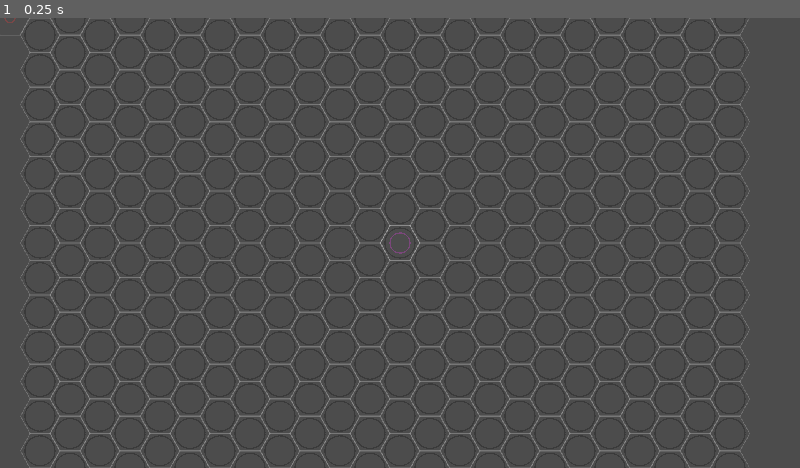
Above: before the commit, frame 1.
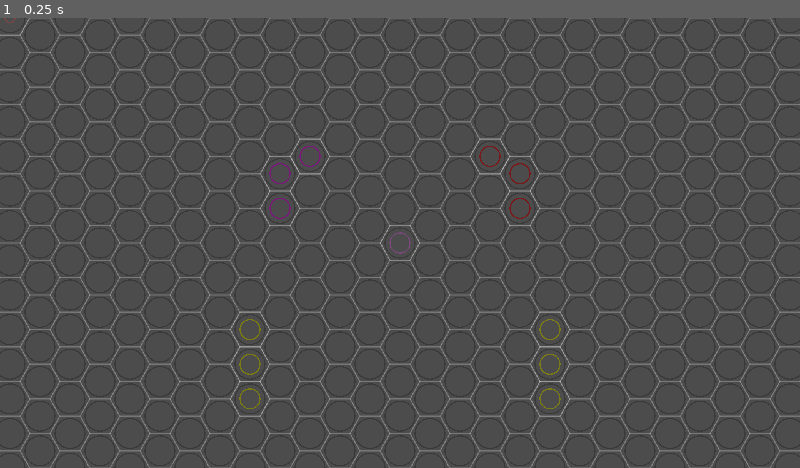
Above: after the commit, the same moment.

Repository: game-jam-it/game-off-jam
Game: Godot game, scene res://prototype/hexmap/HexMap.tscn
The game is run twice, just before and just after one commit, with the same random seed, the same clock (stepped at 60 frames per second) and the same inputs.
Inputs:
- Up to frame 1 (0.25 s): no input

The runs differ from the first frame. In frame 1, 0.8% of the frame differs, in the area x 0-100%, y 0-100%.

Commit message:
setup test map

Diff:
--- a/project.godot
+++ b/project.godot
@@ -38,9 +38,14 @@
 
 [input]
 
-camera_drag={
+mouse_right={
 "deadzone": 0.5,
 "events": [ Object(InputEventMouseButton,"resource_local_to_scene":false,"resource_name":"","device":0,"alt":false,"shi …(212 unchanged characters)…
+ ]
+}
+mouse_left={
+"deadzone": 0.5,
+"events": [ Object(InputEventMouseButton,"resource_local_to_scene":false,"resource_name":"","device":0,"alt":false,"shift":false,"control":false,"meta":false,"command":false,"button_mask":0,"position":Vector2( 0, 0 ),"global_position":Vector2( 0, 0 ),"factor":1.0,"button_index":1,"pressed":false,"doubleclick":false,"script":null)
  ]
 }
 
--- a/prototype/CameraDrag.gd
+++ b/prototype/CameraDrag.gd
@@ -6,7 +6,7 @@
 var dragging = false
 
 func _input(event):
-    if event.is_action("camera_drag"):
+    if event.is_action("mouse_right"):
         if event.is_pressed():
             mouse_start_pos = event.position
             screen_start_position = position
--- a/prototype/hexmap/HexCell.gd
+++ b/prototype/hexmap/HexCell.gd
@@ -14,13 +14,21 @@
 var q: int
 var r: int
 
-func _init(_q: int, _r: int):
-	assert((_q + _r + (-_q-_r)) < 0.001)
-	self.q = _q
-	self.r = _r
+func _init(value=null):
+	if typeof(value) == TYPE_VECTOR2:
+		value = _round_coords(Vector3(value.x, value.y, (-value.x-value.y)))
+	elif typeof(value) == TYPE_VECTOR3:
+		value = _round_coords(value)
+	elif typeof(value) == TYPE_OBJECT and value.has_method("get_cube_coords"):
+		value = value.get_cube_coords()
+
+	assert((value.x + value.y + value.z) < 0.001)
+	self.q = value.x
+	self.r = value.y
 
 func _new_cell(vec: Vector3):
 	assert((vec.x + vec.y + vec.z) < 0.001)
+	vec = self._round_coords(vec)
 	return get_script().new(vec.x, vec.y)
 
 """
@@ -30,16 +38,23 @@
 func get_cube_coords():
 	return Vector3(q, r, (-q-r))
 
+func get_axial_coords():
+	return Vector2(q, r)
+
 func _round_coords(vec):
-	var o = Vector3(round(vec.x), round(vec.y), round(vec.z))
-	var d = (o - vec).abs()
+	if typeof(vec) == TYPE_VECTOR2:
+		vec = Vector3(vec.x, vec.y, -vec.x-vec.y)
+	var rv = Vector3(round(vec.x), round(vec.y), round(vec.z))
+
+	var d = (rv - vec).abs()
 	if d.x > d.y and d.x > d.z:
-		o.x = -o.y - o.z
+		rv.x = -rv.y - rv.z
 	elif d.y > d.z:
-		o.y = -o.x - o.z
+		rv.y = -rv.x - rv.z
 	else:
-		o.z = -o.x - o.y
-	return o
+		rv.z = -rv.x - rv.y
+
+	return rv
 
 """
 	Pathfinding Utilities
@@ -76,7 +91,7 @@
 	var coords = self.get_cube_coords()
 	for dir in DIR_ALL:
 		var node = coords + dir
-		nodes.append(get_script().new(node.x, node.y, node.z))
+		nodes.append(_new_cell(node))
 	return nodes
 
 func get_all_within(distance):
--- a/prototype/hexmap/HexGrid.gd
+++ b/prototype/hexmap/HexGrid.gd
@@ -1,6 +1,14 @@
 extends Reference
 
 const SQ3 = sqrt(3)
+
+# Directions to neighbouring cells
+const Direction_N = Vector3(0, 1, -1)
+const Direction_NE = Vector3(1, 0, -1)
+const Direction_SE = Vector3(1, -1, 0)
+const Direction_S = Vector3(0, -1, 1)
+const Direction_SW = Vector3(-1, 0, 1)
+const Direction_NW = Vector3(-1, 1, 0)
 
 var HexCell = preload("./HexCell.gd")
 
@@ -30,8 +38,7 @@
 func pixel_to_hex(vec):
 	var q = ( 2.0 / 3.0 * vec.x) / hex_scale.x
 	var r = (-1.0 / 3.0 * vec.x + SQ3 / 3.0 * vec.y) / hex_scale.y
-	var v = _round_coords(Vector3(q, r, -q-r))
-	return HexCell.new(round(v.x), round(v.y))
+	return HexCell.new(Vector3(q, r, -q-r))
 
 func hex_to_pixel(hex):
 	var x = hex_scale.x * (3.0 / 2 * hex.q)
@@ -73,16 +80,16 @@
 	if not typeof(vals) == TYPE_ARRAY:
 		vals = [vals]
 	for coords in vals:
-		coords = HexCell.new(coords).get_axial_coords()
-		path_obstacles[coords] = cost
+		var hex = HexCell.new(coords)
+		path_obstacles[hex.get_axial_coords()] = cost
 
 func remove_path_obstacles(vals):
 	# Remove the given obstacle/s from the grid
 	if not typeof(vals) == TYPE_ARRAY:
 		vals = [vals]
 	for coords in vals:
-		coords = HexCell.new(coords).get_axial_coords()
-		path_obstacles.erase(coords)
+		var hex = HexCell.new(coords)
+		path_obstacles.erase(hex.get_axial_coords())
 
 func get_path_barriers():
 	return path_barriers
--- a/prototype/hexmap/HexMap.gd
+++ b/prototype/hexmap/HexMap.gd
@@ -16,33 +16,104 @@
 func _process(_delta):
 	var target = get_global_mouse_position()
 	var hex = hexgrid.pixel_to_hex(target)
-	active.position = hexgrid.hex_to_pixel(hex)
+	active.set_position(hexgrid.hex_to_pixel(hex))
 
 func _input(event):
-	if event.is_action_pressed("click"):
-			var target = get_global_mouse_position()
-			print_debug(target)
+	if event.is_action_pressed("mouse_left"):
+		var target = get_global_mouse_position()
+		var hex = hexgrid.pixel_to_hex(target)
+		print("Hex(%s, %s)" % [hex.q, hex.r])
 
 func _create_map():
 	hexgrid = HexGrid.new(Vector2(radius, radius))
-	for q in range(-12, 12):
+	for q in range(-16, 16):
 		var offset = q >> 1
-		for r in range(-8-offset, 8-offset):
-			var hex = HexCell.new(q, r)
+		for r in range(-12-offset, 12-offset):
+			var hex = HexCell.new(Vector2(q, r))
 			var node = NodeScene.instance()
-			node.position = hexgrid.hex_to_pixel(hex)
+			node.set_position(hexgrid.hex_to_pixel(hex))
 			$Nodes.add_child(node)
 
 func _create_nodes():
 	active = NodeScene.instance()
 	active.size = 16
 	active.color = Color(0.48, 0.28, 0.48)
-	var hex = HexCell.new(0, 0)
-	active.position = hexgrid.hex_to_pixel(hex)
+	var hex = HexCell.new(Vector2(0, 0))
+	active.set_position(hexgrid.hex_to_pixel(hex))
 	add_child(active)
 	hex = hexgrid.pixel_to_hex(active.position)
 	active = NodeScene.instance()
 	active.size = 8
 	active.color = Color(0.48, 0.28, 0.28)
-	active.position = hexgrid.hex_to_pixel(hex)
+	active.set_position(hexgrid.hex_to_pixel(hex))
 	add_child(active)
+
+	# Obsicals, obstruct all directions
+	for q in range(0, 1):
+		var node = NodeScene.instance()
+		node.size = 16
+		node.color = Color(0.48, 0.1, 0.1)
+		hex = HexCell.new(Vector2(q+3, -4))
+		var coord = hex.get_axial_coords()
+		hexgrid.add_path_obstacles(coord, 0)
+		node.set_position(hexgrid.hex_to_pixel(hex))
+		$Barriers.add_child(node)
+	for r in range(0, 2):
+		var node = NodeScene.instance()
+		node.size = 16
+		node.color = Color(0.48, 0.1, 0.1)
+		hex = HexCell.new(Vector2(4, -r-3))
+		var coord = hex.get_axial_coords()
+		hexgrid.add_path_obstacles(coord, 0)
+		node.set_position(hexgrid.hex_to_pixel(hex))
+		$Barriers.add_child(node)
+
+	# Obsicals, can be dificult terrain
+	for q in range(0, 1):
+		var node = NodeScene.instance()
+		node.size = 16
+		node.color = Color(0.48, 0.1, 0.48)
+		hex = HexCell.new(Vector2(q-3, -1))
+		var coord = hex.get_axial_coords()
+		hexgrid.add_path_obstacles(coord, 0.5)
+		node.set_position(hexgrid.hex_to_pixel(hex))
+		$Barriers.add_child(node)
+	for r in range(0, 2):
+		var node = NodeScene.instance()
+		node.size = 16
+		node.color = Color(0.48, 0.1, 0.48)
+		hex = HexCell.new(Vector2(-4, r))
+		var coord = hex.get_axial_coords()
+		hexgrid.add_path_obstacles(coord, 0.5)
+		node.set_position(hexgrid.hex_to_pixel(hex))
+		$Barriers.add_child(node)
+
+	# Barriers, have directional dificuly info
+	for r in range(0, 3):
+		var node = NodeScene.instance()
+		node.size = 16
+		node.color = Color(0.48, 0.48, 0.1)
+		hex = HexCell.new(Vector2(5, r))
+		var coord = hex.get_axial_coords()
+		hexgrid.add_path_barriers(coord, [
+			HexGrid.Direction_N,
+			HexGrid.Direction_S,
+			HexGrid.Direction_NE,
+			HexGrid.Direction_SE
+		], 0)
+		node.set_position(hexgrid.hex_to_pixel(hex))
+		$Barriers.add_child(node)
+	for r in range(0, 3):
+		var node = NodeScene.instance()
+		node.size = 16
+		node.color = Color(0.48, 0.48, 0.08)
+		hex = HexCell.new(Vector2(-5, -r+7))
+		var coord = hex.get_axial_coords()
+		hexgrid.add_path_barriers(coord, [
+			HexGrid.Direction_N,
+			HexGrid.Direction_S,
+			HexGrid.Direction_NE,
+			HexGrid.Direction_SE
+		], 0)
+		node.set_position(hexgrid.hex_to_pixel(hex))
+		$Barriers.add_child(node)
--- a/prototype/hexmap/HexMap.tscn
+++ b/prototype/hexmap/HexMap.tscn
@@ -6,7 +6,9 @@
 [node name="HexMap" type="Node2D"]
 script = ExtResource( 1 )
 
-[node name="Nodes" type="Node" parent="."]
+[node name="Nodes" type="Node2D" parent="."]
+
+[node name="Barriers" type="Node2D" parent="."]
 
 [node name="Camera2D" type="Camera2D" parent="."]
 current = true
--- a/prototype/hexmap/HexNode.gd
+++ b/prototype/hexmap/HexNode.gd
@@ -1,6 +1,8 @@
 extends Node2D
 
 const PI2 = PI*2
+
+var coords = Vector2.ZERO
 
 var size = 24
 var color = Color(0.23, 0.23, 0.23)
@@ -13,3 +15,7 @@
 
 func _draw():
 	draw_arc(Vector2(0, 0), size, 0, PI2, 32, color, 2)
+
+func set_position(_coords:Vector2):
+	coords = _coords
+	position = coords
